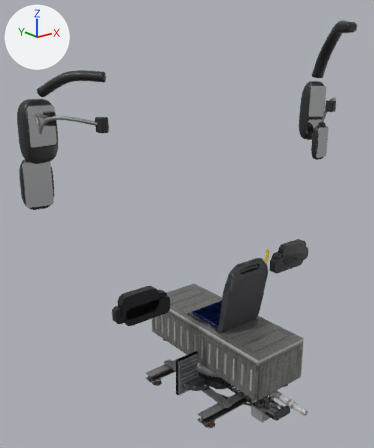
A saved change to the glTF model src/data/kit_trolley.glb.
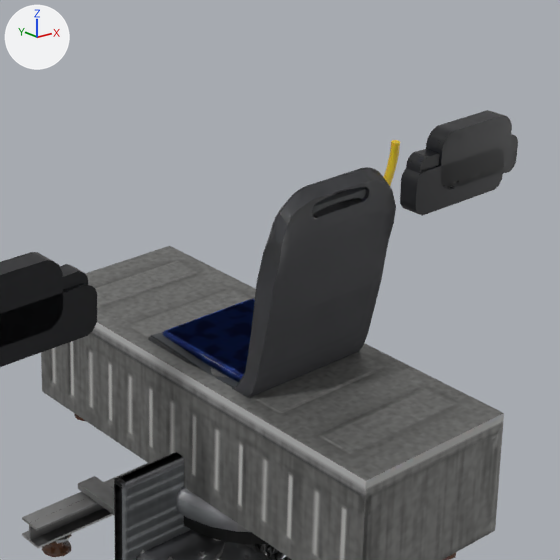
Each version is shown whole from a 50 mm lens placed at (-2.89, -3.12, 2.64), pointed at (-0.3, 0.13, 1.34), then close up on the part from 37% to 86% of the width and 45% to 86% of the height. Every picture has the same lights, and +X, +Y and +Z are marked at upper left. The older version's two pictures come first.

Objects in the first close-up: 'headIkarus', 'headS3', 'headS4', 'resistorGrid', 'roofFan', 'roofLouvre', 'seat_ikarus', 'seat_solaris4', 'trolleyBase', 'trolleyTurret'.
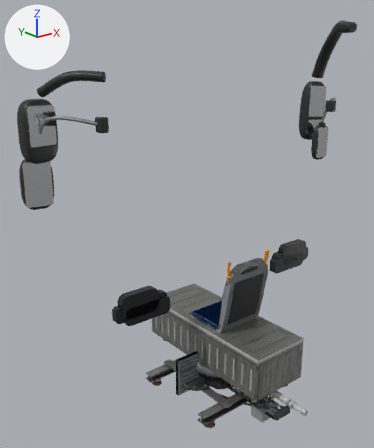
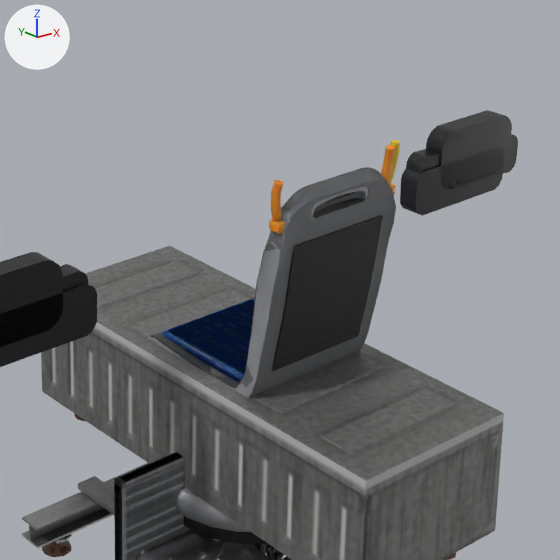
Location of each change, [x1, y1, x2, y2] in pixels of the close-ups (560 x 560 px):
```json
{"object": "seat_sor", "change": "added", "after": [148, 167, 396, 398]}
{"object": "seat_e12m", "change": "added", "after": [148, 180, 383, 397]}
{"object": "seat_e12", "change": "added", "after": [381, 145, 395, 195]}
{"object": "seat_solaris4", "change": "unchanged, covered by the edit", "before": [148, 167, 396, 398]}
```

Edits to the scene script, one JSON object a line:
```json
{"op": "add", "block": "me_seat_sor", "code": ["me_seat_sor = bpy.data.meshes.new('seat_sor')", "me_seat_sor.from_pydata(...)  # 436 vertices, 864 faces; spans x -0.22..0.22, y -0.337..0.23, z 0.386..1.072", "me_seat_sor.materials.append(mat_trolleykit)"]}
{"op": "add", "block": "me_seat_e12m", "code": ["me_seat_e12m = bpy.data.meshes.new('seat_e12m')", "me_seat_e12m.from_pydata(...)  # 387 vertices, 752 faces; spans x -0.228..0.22, y -0.336..0.23, z 0.386..1.113", "me_seat_e12m.materials.append(mat_trolleykit)"]}
{"op": "add", "block": "me_seat_e12", "code": ["me_seat_e12 = bpy.data.meshes.new('seat_e12')", "me_seat_e12.from_pydata(...)  # 387 vertices, 752 faces; spans x -0.22..0.228, y -0.336..0.23, z 0.386..1.113", "me_seat_e12.materials.append(mat_trolleykit)"]}
{"op": "add", "block": "ob_seat_sor", "code": ["ob_seat_sor = bpy.data.objects.new('seat_sor', me_seat_sor)", "ob_seat_sor.location = (0.0, 0.0, 0.0)"]}
{"op": "add", "block": "ob_seat_e12m", "code": ["ob_seat_e12m = bpy.data.objects.new('seat_e12m', me_seat_e12m)", "ob_seat_e12m.location = (0.0, 0.0, 0.0)"]}
{"op": "add", "block": "ob_seat_e12", "code": ["ob_seat_e12 = bpy.data.objects.new('seat_e12', me_seat_e12)", "ob_seat_e12.location = (0.0, 0.0, 0.0)"]}
```
